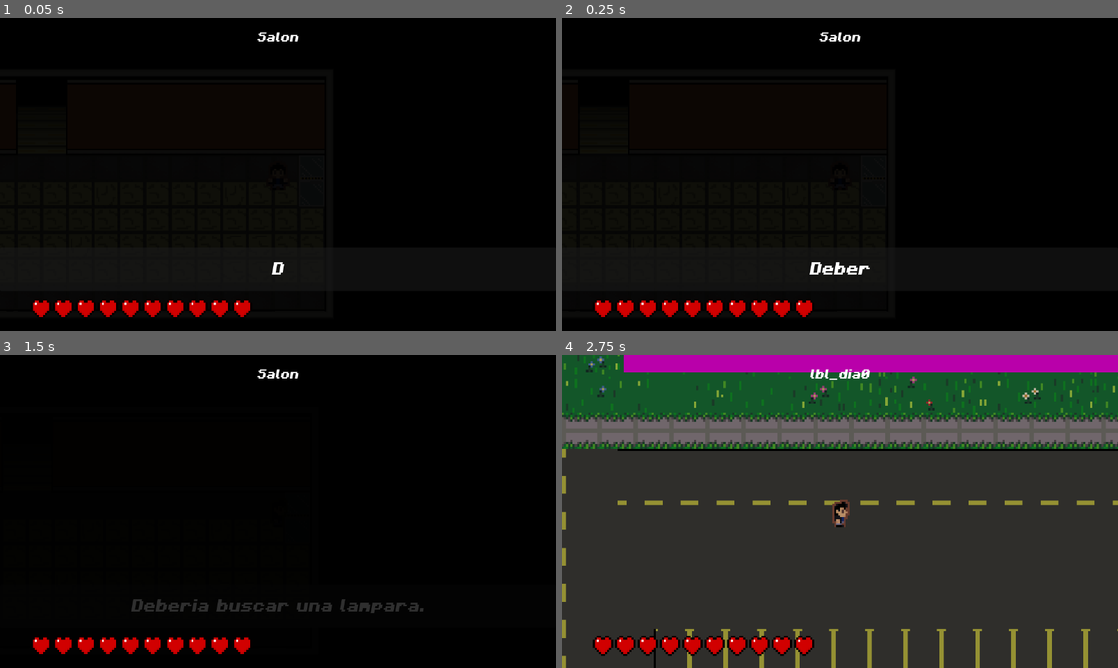
Above: before the commit, frames 1-4 (two rows, left to right).
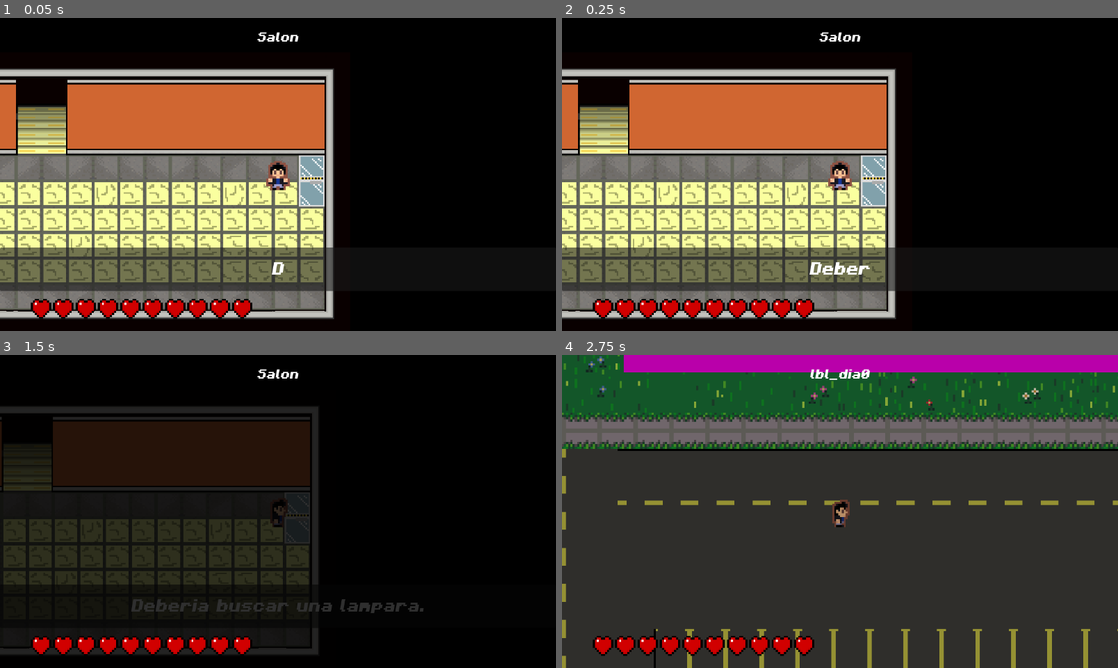
Above: after the commit, the same moments.

Repository: LaloSant/proyecto-topicos-fnaf
Game: Godot game, scene res://source/screens/juego/edifAmb/edificio_amb.tscn
Two runs of this game, one before a commit and one after it. Both use one fixed random seed, a clock stepped at 60 frames per second and the inputs below. This scene is started directly instead of the project's main scene.
Inputs:
- Up to frame 1 (0.05 s): no input
- Up to frame 2 (0.25 s): no input
- Up to frame 3 (1.5 s): tap Q (TECLA_Q) at 0.5, 1.25 s; hold Right (ui_right) 0.53-1.28 s; hold Ctrl (CntlKey) 0.53-1.28 s; tap Enter (ui_accept) at 0.77 s; hold Down (ui_down) from 1.28 s (still down); tap Shift (ShiftKey) at 1.35 s
- Up to frame 4 (2.75 s): tap Enter (ui_accept) at 1.52 s; release Down (ui_down) at 2.03 s; hold Right (ui_right) from 2.03 s (still down); hold E (TECLA_E) from 2.03 s (still down)

The runs differ from the first frame. In frame 1, 44% of the frame differs, in the area x 0-61%, y 16-97%; in frame 2, 44%; in frame 3, 24%; in frame 4, nothing differs.

Commit message:
Intento de paginas
si

Diff:
--- a/gamesave.json
+++ b/gamesave.json
@@ -1 +1 @@
-{"contadorDia":0,"escenaActual":"","markerActual":3,"nombre":"Lalo","paginas":[false,false,false,false,false,false,false,false],"pers_tieneLampara":false,"salud":100}
+{"contadorDia":1,"escenaActual":"","markerActual":1,"nombre":"Lalo","paginas":[true,true,false,false,false,false,false,false],"pers_tieneLampara":true,"salud":100}
--- a/source/componentes/items/item_pagina.gd
+++ b/source/componentes/items/item_pagina.gd
@@ -10,6 +10,12 @@
 signal item_obtenido
 @export var num_pagina:int
 
+func _ready() -> void:
+	print(GLOBAL.paginas)
+	if GLOBAL.paginas.get(num_pagina):
+		self.visible= false
+		self.monitoring = false
+
 func _on_body_entered(body: Node2D) -> void:
 	if body is Personaje:
 		if !body.has_pagina_x(num_pagina):
@@ -19,4 +25,5 @@
 			tween.tween_property(self, "modulate:a", 0.0, 1)
 			emit_signal("item_obtenido")
 			GLOBAL.paginas.set(num_pagina, true)
+			body.pick_pag(num_pagina)
 			tween.tween_callback(self.queue_free)
--- a/source/componentes/personajes/base/personaje.gd
+++ b/source/componentes/personajes/base/personaje.gd
@@ -27,6 +27,7 @@
 var flashlightSound = preload("res://resources/audio/Flashlight.ogg")
 var bonkSound = preload("res://resources/audio/Bonk.mp3")
 var muerteSound = preload("res://resources/audio/muerte.mp3")
+var pagSound= preload("res://resources/audio/tururu.mp3")
 
 func _ready() -> void:
 	if GLOBAL.continuar_partida:
@@ -174,12 +175,17 @@
 func set_pagina_x(num_pagina:int) -> void:
 	paginas.set(num_pagina, true)
 
+
 func toggle_lamp() -> void:
 	if has_lamp():
 		reproduceSonido("Linterna")
 		$Linterna.visible = !$Linterna.visible
 	else:
 		$Linterna.visible = false
+
+func pick_pag(indice: int) -> void:
+	reproduceSonido("Pagina")
+	paginas.set(indice,true)
 
 func _input(event: InputEvent) -> void:
 	if event.is_action_pressed("TECLA_P") or event.is_action_pressed("Control_Start"):
@@ -220,7 +226,7 @@
 		golpeando = false
 		cambiar_animacion(lastAnimation)
 
-##Linterna, Bonk, Muerte
+##Linterna, Bonk, Muerte, Pag
 func reproduceSonido(nombreAud:String) -> void:
 	match nombreAud:
 		"Linterna":
@@ -230,4 +236,6 @@
 		"Muerte":
 			$SFX.stream = muerteSound
 			$SFX.volume_db = 0
+		"Pagina":
+			$SFX.stream= pagSound
 	$SFX.play()
--- a/source/screens/juego/cristal/cristal.tscn
+++ b/source/screens/juego/cristal/cristal.tscn
@@ -4,7 +4,7 @@
 [ext_resource type="TileSet" uid="uid://nigs7oc8bv4h" path="res://source/screens/juego/cristal/cristalTileSet.tres" id="2_01jm5"]
 [ext_resource type="AudioStream" uid="uid://dol5dcv8amu2w" path="res://resources/audio/musica/Africa [8 Bit Tribute to Toto] - 8 Bit Universe.mp3" id="2_f0bs0"]
 [ext_resource type="PackedScene" uid="uid://ciyad5p3oge3u" path="res://source/componentes/personajes/base/personaje.tscn" id="3_01jm5"]
-[ext_resource type="PackedScene" uid="uid://bna2yasfy1opo" path="res://source/componentes/tps/transportador.tscn" id="5_838pq"]
+[ext_resource type="PackedScene" uid="uid://bna2yasfy1opo" path="res://source/componentes/Tps/transportador.tscn" id="5_838pq"]
 [ext_resource type="PackedScene" uid="uid://dfphplmv1hblj" path="res://source/singleton/transiciones/transicion.tscn" id="6_qqxdb"]
 [ext_resource type="PackedScene" uid="uid://lmhgy8eugrgv" path="res://source/componentes/items/item_lampara.tscn" id="7_f0bs0"]
 [ext_resource type="PackedScene" uid="uid://c8hbcu3tjoig" path="res://source/screens/juego/HUD/dialog_window.tscn" id="8_u2qk3"]
--- a/source/screens/juego/edifAmb/edificio_amb.tscn
+++ b/source/screens/juego/edifAmb/edificio_amb.tscn
@@ -1,15 +1,16 @@
-[gd_scene load_steps=15 format=4 uid="uid://ckp8mg1snkfpe"]
+[gd_scene load_steps=16 format=4 uid="uid://ckp8mg1snkfpe"]
 
 [ext_resource type="Script" uid="uid://bpebvnns0ych4" path="res://source/screens/juego/edifAmb/edificio_amb.gd" id="1_ylvr1"]
 [ext_resource type="AudioStream" uid="uid://c6d2d6wt32dnk" path="res://resources/audio/musica/solin.mp3" id="2_ylvr1"]
 [ext_resource type="TileSet" uid="uid://diumo1fqsdv2j" path="res://source/screens/juego/edifAmb/edificio_ambTileSet.tres" id="3_ylvr1"]
 [ext_resource type="PackedScene" uid="uid://ciyad5p3oge3u" path="res://source/componentes/personajes/base/personaje.tscn" id="4_h1tbr"]
 [ext_resource type="PackedScene" uid="uid://bddno62kg4il7" path="res://source/componentes/personajes/enemigos/enemigo_base.tscn" id="5_ueu2e"]
-[ext_resource type="PackedScene" uid="uid://bna2yasfy1opo" path="res://source/componentes/tps/transportador.tscn" id="6_5h5ae"]
+[ext_resource type="PackedScene" uid="uid://bna2yasfy1opo" path="res://source/componentes/Tps/transportador.tscn" id="6_5h5ae"]
 [ext_resource type="PackedScene" uid="uid://lmhgy8eugrgv" path="res://source/componentes/items/item_lampara.tscn" id="7_ngs8f"]
 [ext_resource type="PackedScene" uid="uid://c8hbcu3tjoig" path="res://source/screens/juego/HUD/dialog_window.tscn" id="8_shijo"]
 [ext_resource type="AudioStream" uid="uid://cyox8ywkadgcp" path="res://resources/audio/gowMisterio.mp3" id="9_at3cn"]
 [ext_resource type="PackedScene" uid="uid://dfphplmv1hblj" path="res://source/singleton/transiciones/transicion.tscn" id="10_86rvo"]
+[ext_resource type="PackedScene" uid="uid://bblj0ey40hflo" path="res://source/componentes/items/item_pagina.tscn" id="10_ylvr1"]
 
 [sub_resource type="OccluderPolygon2D" id="OccluderPolygon2D_tjhh6"]
 cull_mode = 2
@@ -32,6 +33,7 @@
 script = ExtResource("1_ylvr1")
 
 [node name="Luz" type="CanvasModulate" parent="."]
+visible = false
 color = Color(0.0605303, 0.0605303, 0.0605303, 1)
 
 [node name="Musica" type="AudioStreamPlayer" parent="."]
@@ -353,6 +355,47 @@
 texto = "Deberia buscar una lampara."
 sound = ExtResource("9_at3cn")
 
+[node name="Paginas" type="Node" parent="Items"]
+
+[node name="Pag0" parent="Items/Paginas" instance=ExtResource("10_ylvr1")]
+position = Vector2(751, 314)
+scale = Vector2(0.5, 0.5)
+
+[node name="Pag1" parent="Items/Paginas" instance=ExtResource("10_ylvr1")]
+position = Vector2(1325, 316)
+scale = Vector2(0.5, 0.5)
+num_pagina = 1
+
+[node name="Pag2" parent="Items/Paginas" instance=ExtResource("10_ylvr1")]
+position = Vector2(769, -111)
+scale = Vector2(0.5, 0.5)
+num_pagina = 2
+
+[node name="Pag3" parent="Items/Paginas" instance=ExtResource("10_ylvr1")]
+position = Vector2(1376, -111)
+scale = Vector2(0.5, 0.5)
+num_pagina = 3
+
+[node name="Pag4" parent="Items/Paginas" instance=ExtResource("10_ylvr1")]
+position = Vector2(2048.26, -110.531)
+scale = Vector2(0.5, 0.5)
+num_pagina = 4
+
+[node name="Pag5" parent="Items/Paginas" instance=ExtResource("10_ylvr1")]
+position = Vector2(767.889, -654.914)
+scale = Vector2(0.5, 0.5)
+num_pagina = 5
+
+[node name="Pag6" parent="Items/Paginas" instance=ExtResource("10_ylvr1")]
+position = Vector2(1376.44, -656.431)
+scale = Vector2(0.5, 0.5)
+num_pagina = 6
+
+[node name="Pag7" parent="Items/Paginas" instance=ExtResource("10_ylvr1")]
+position = Vector2(2049, -657)
+scale = Vector2(0.5, 0.5)
+num_pagina = 7
+
 [node name="Transicion" parent="." instance=ExtResource("10_86rvo")]
 position = Vector2(314, 451)
 escena = "res://source/screens/juego/mundo/mundo.tscn"
--- a/source/screens/juego/ensamble/ensamble.tscn
+++ b/source/screens/juego/ensamble/ensamble.tscn
@@ -4,7 +4,7 @@
 [ext_resource type="TileSet" uid="uid://diumo1fqsdv2j" path="res://source/screens/juego/edifAmb/edificio_ambTileSet.tres" id="1_6omo8"]
 [ext_resource type="PackedScene" uid="uid://ciyad5p3oge3u" path="res://source/componentes/personajes/base/personaje.tscn" id="3_gh3gk"]
 [ext_resource type="PackedScene" uid="uid://dfphplmv1hblj" path="res://source/singleton/transiciones/transicion.tscn" id="3_ui7o3"]
-[ext_resource type="PackedScene" uid="uid://bna2yasfy1opo" path="res://source/componentes/tps/transportador.tscn" id="4_gh3gk"]
+[ext_resource type="PackedScene" uid="uid://bna2yasfy1opo" path="res://source/componentes/Tps/transportador.tscn" id="4_gh3gk"]
 [ext_resource type="AudioStream" uid="uid://diqtm5bnb3xrg" path="res://resources/audio/musica/SpongeBob Production Music Hello Blues.mp3" id="6_4yhqt"]
 
 [node name="Ensamble" type="Node2D"]
